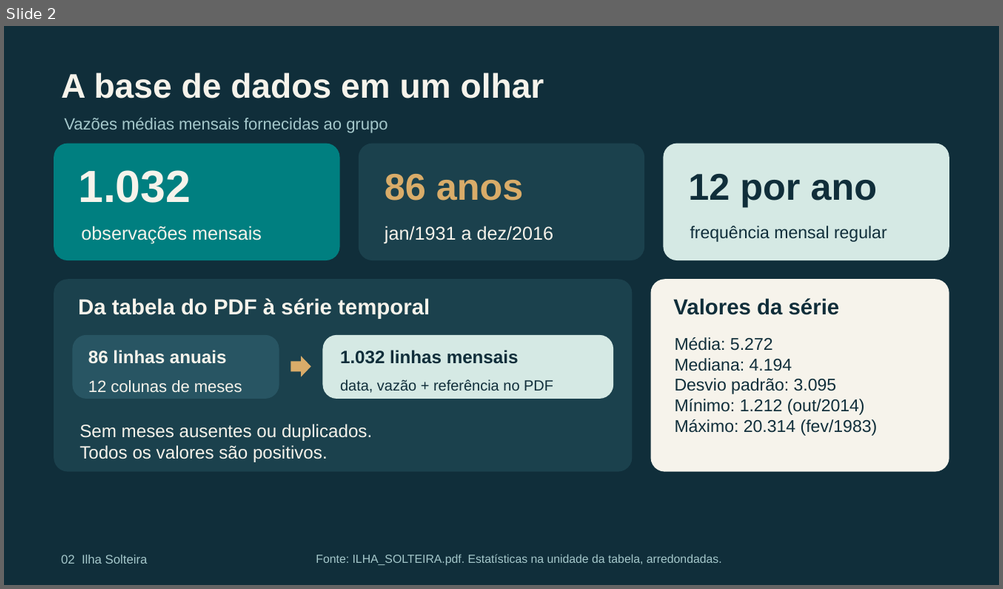
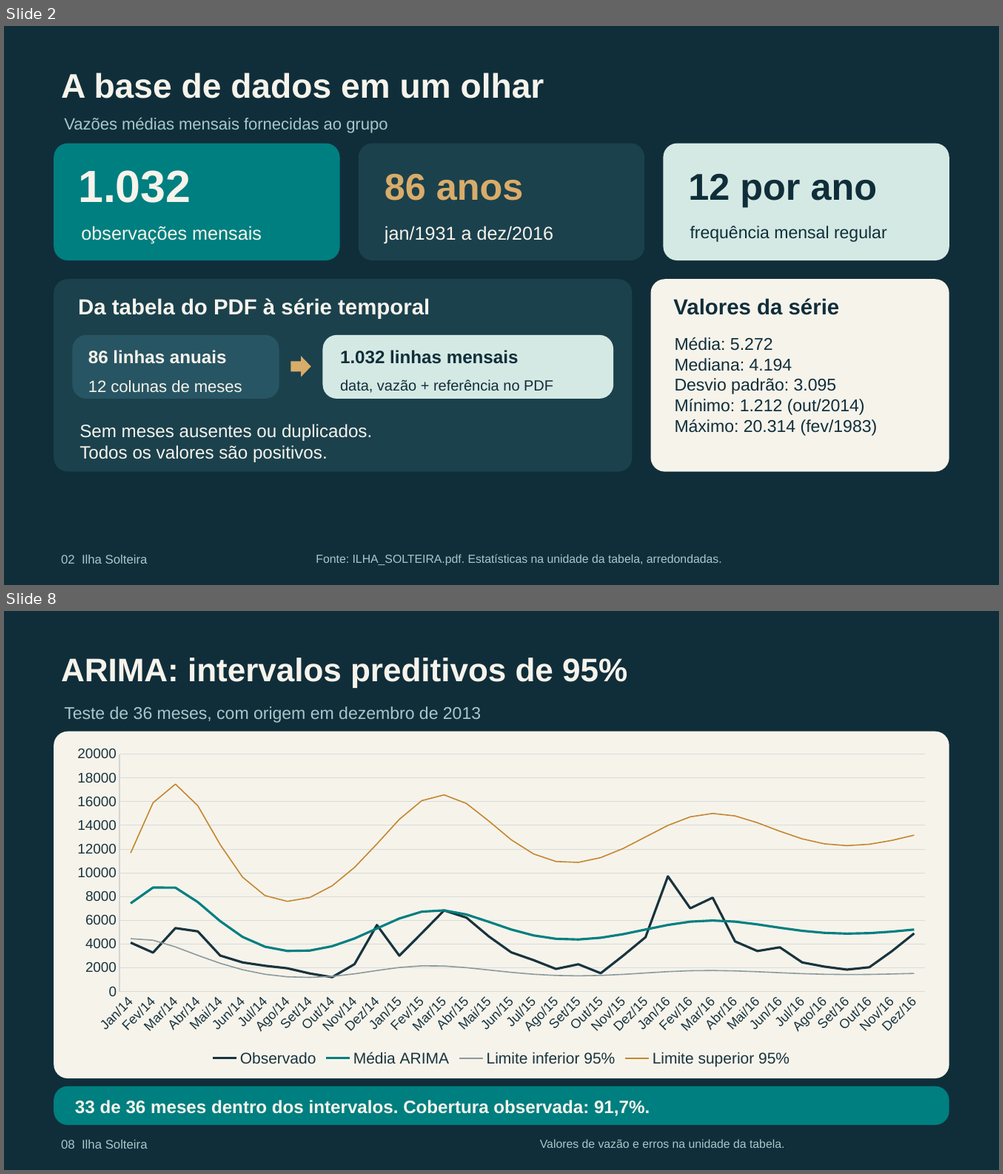
Before and after one commit to letfontenelle/modelagem-analitica, a slide deck: output/apresentacao_ilha_solteira.pptx. Shown one above the other, each under a label of ours: slide 2 before the commit, slides 2 and 8 after it; the slides between them are not shown. The pictures are 1003x589 and 1003x1174 pixels, drawn with LibreOffice and Linux fonts; fonts in the diff are those of the drawing. Boxes give left, top, right and bottom in pixels: in the first picture for what was removed or moved away, otherwise in the second. Text is boxed around its words. In the diff, an @@ line names an element or a change of style, - is before the commit and + after.

```diff
--- a/output/apresentacao_ilha_solteira.pptx
+++ b/output/apresentacao_ilha_solteira.pptx
@@ slide 8 added at (4,611,999,1170), background #102E3A @@
@@ text added at (61,658,627,687), 31.5 pt, text #F6F3EB, bold @@
+ARIMA: intervalos preditivos de 95%
@@ text added at (64,706,481,723), 16.5 pt, text #A5C8CB @@
+Teste de 36 meses, com origem em dezembro de 2013
@@ rounded rectangle added at (54,731,949,1079), fill #F6F3EB @@
@@ line chart added at (60,740,942,1071) @@
+categories: Jan/14, Fev/14, Mar/14, Abr/14, Mai/14, Jun/14, Jul/14, Ago/14, Set/14, Out/14, Nov/14, Dez/14, Jan/15, Fev/15, Mar/15, Abr/15, Mai/15, Jun/15, Jul/15, Ago/15, Set/15, Out/15, Nov/15, Dez/15, Jan/16, Fev/16, Mar/16, Abr/16, Mai/16, Jun/16, Jul/16, Ago/16, Set/16, Out/16, Nov/16, Dez/16
+Observado: 4100, 3300, 5300, 5100, 3000, 2500, 2200, 2000, 1500, 1200, 2300, 5600, 3000, 4900, 6800, 6200, 4600, 3300, 2600, 1900, 2300, 1500, 3000, 4600, 9700, 7000, 7900, 4200, 3400, 3700, 2500, 2100, 1800, 2000, 3400, 4900
+Média ARIMA: 7400, 8800, 8800, 7500, 5900, 4600, 3800, 3400, 3500, 3800, 4500, 5300, 6200, 6700, 6800, 6500, 5900, 5200, 4700, 4400, 4400, 4500, 4800, 5200, 5600, 5900, 6000, 5900, 5700, 5400, 5100, 4900, 4900, 4900, 5000, 5200
+Limite inferior 95%: 4500, 4300, 3800, 3100, 2400, 1800, 1500, 1200, 1200, 1300, 1500, 1800, 2000, 2200, 2200, 2000, 1800, 1600, 1500, 1400, 1300, 1400, 1400, 1600, 1700, 1800, 1800, 1700, 1700, 1600, 1500, 1500, 1400, 1400, 1500, 1500
+Limite superior 95%: 11700, 15900, 17500, 15700, 12400, 9600, 8100, 7600, 7900, 8900, 10500, 12400, 14500, 16100, 16600, 15800, 14400, 12800, 11600, 11000, 10900, 11300, 12100, 13000, 14000, 14700, 15000, 14800, 14200, 13500, 12900, 12400, 12300, 12400, 12700, 13200
@@ rounded rectangle added at (54,1087,949,1126), fill #007F80 @@
@@ text added at (75,1100,649,1116), 17.2 pt, text #F6F3EB, bold @@
+33 de 36 meses dentro dos intervalos. Cobertura observada: 91,7%.
@@ text added at (61,1140,148,1149), 12 pt, text #A5C8CB @@
+08 Ilha Solteira
@@ text added at (540,1139,784,1148), 11.2 pt, text #A5C8CB @@
+Valores de vazão e erros na unidade da tabela.
```
Also in this commit, not shown: 7 slides changed, 3 other slides added, 7 slides removed, 6 other files.
